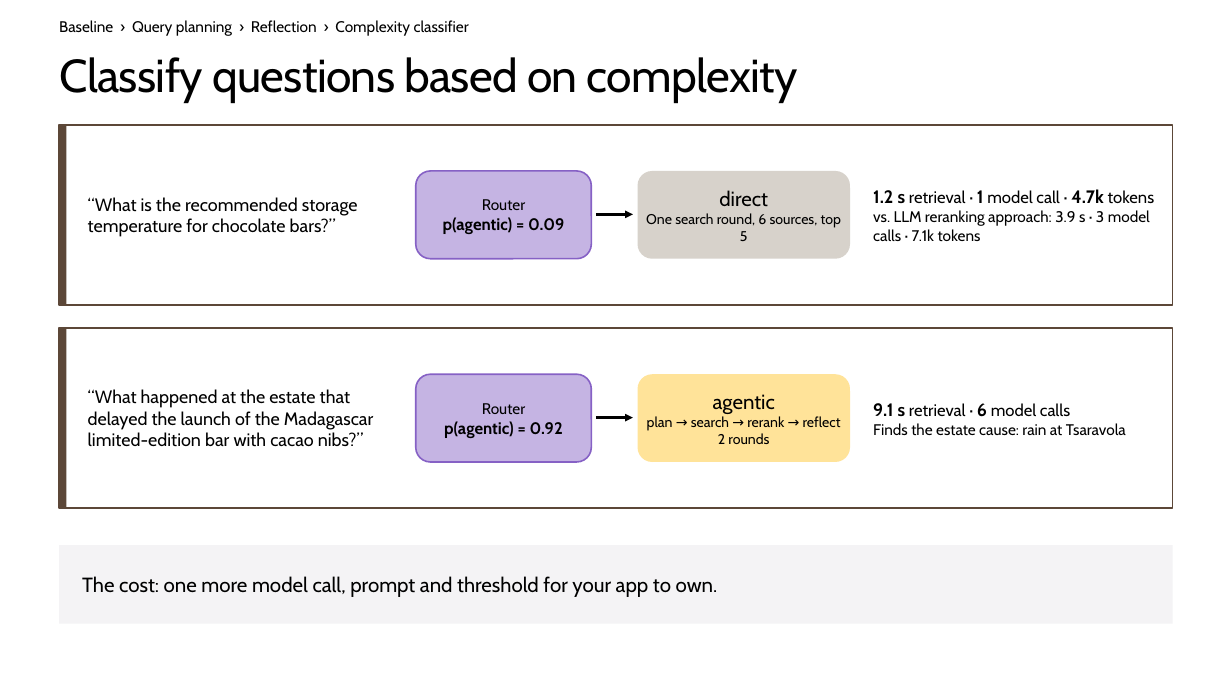
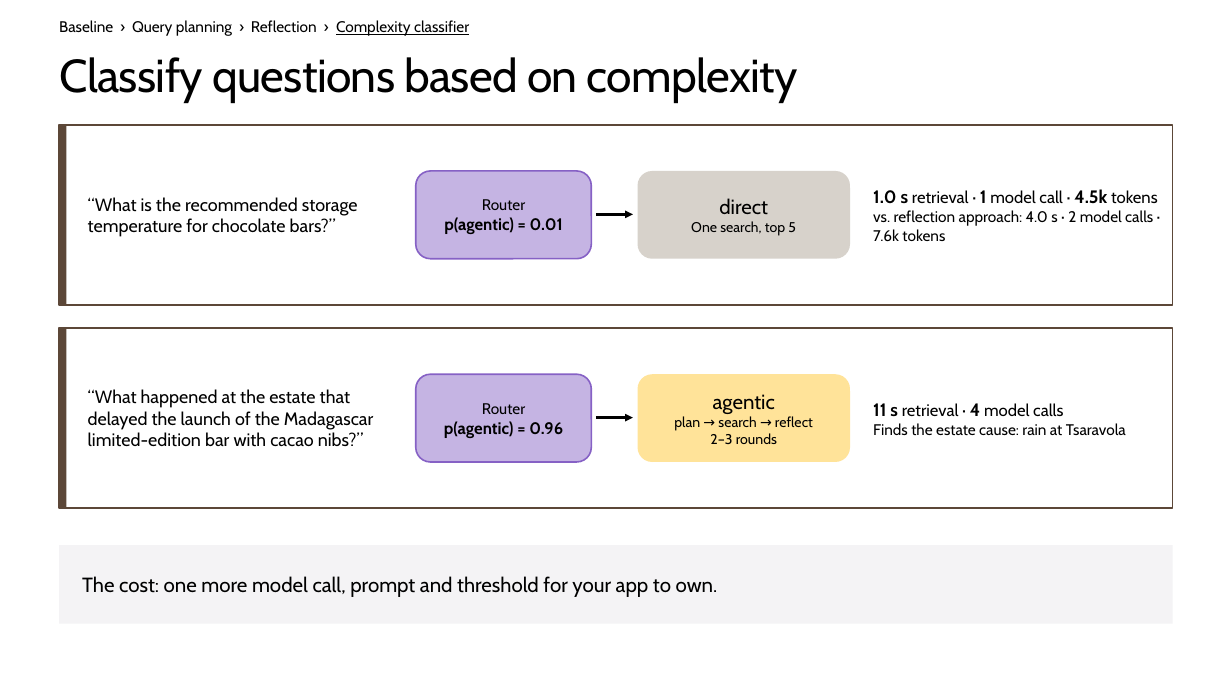
Before and after one commit to microsoft/ignite26-BRK300-building-agentic-retrieval-from-diy-to-foundry-iq, a slide deck: slide 26 of IgniteBRK300-WorkingDeck.pptx (slide 25 before the commit). Drawn at 1232x693 pixels with LibreOffice and Linux fonts; fonts in the diff are those of the drawing; background and template pictures are left out. Boxes give left, top, right and bottom in pixels: in the first picture for what was removed or moved away, otherwise in the second. Text is boxed around its words. In the diff, an @@ line names an element or a change of style, - is before the commit and + after.

Commit message:
Slide updates and use latest SDK for foundry IQ agent

```diff
--- a/IgniteBRK300-WorkingDeck.pptx
+++ b/IgniteBRK300-WorkingDeck.pptx
@@ text "Baseline › Query planning › ..." at <box>59,20,469,36</box>: underline on in "Complexity classifier" @@
@@ text at <box>873,189,1158,242</box>: text changed @@
-1.2 s retrieval · 1 model call · 4.7k tokens
-vs. LLM reranking approach: 3.9 s · 3 model calls · 7.1k tokens
+1.0 s retrieval · 1 model call · 4.5k tokens
+vs. reflection approach: 4.0 s · 2 model calls · 7.6k tokens
@@ text in rounded rectangle at <box>444,217,563,234</box>: text changed @@
-p(agentic) = 0.09
+p(agentic) = 0.01
@@ text in rounded rectangle at <box>691,221,796,236</box>: text changed @@
-One search round, 6 sources, top 5
+One search, top 5
@@ text in rounded rectangle at <box>674,416,813,444</box>: text changed @@
-plan → search → rerank → reflect
-2 rounds
+plan → search → reflect
+2–3 rounds
@@ text at <box>873,403,1063,417</box>: text changed @@
-9.1 s retrieval · 6 model calls
+11 s retrieval · 4 model calls
@@ text in rounded rectangle at <box>444,421,563,438</box>: text changed @@
-p(agentic) = 0.92
+p(agentic) = 0.96
```
Also in this commit, not shown: 11 other slides changed, 4 slides added, 4 slides removed, 7 other files.
